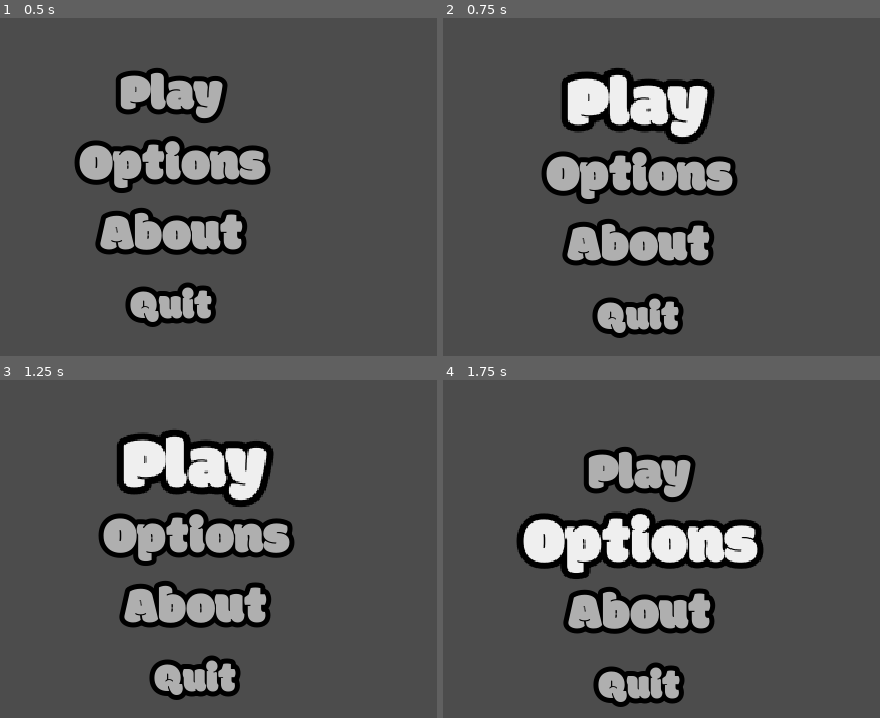
Above: before the commit, frames 1-4 (two rows, left to right).
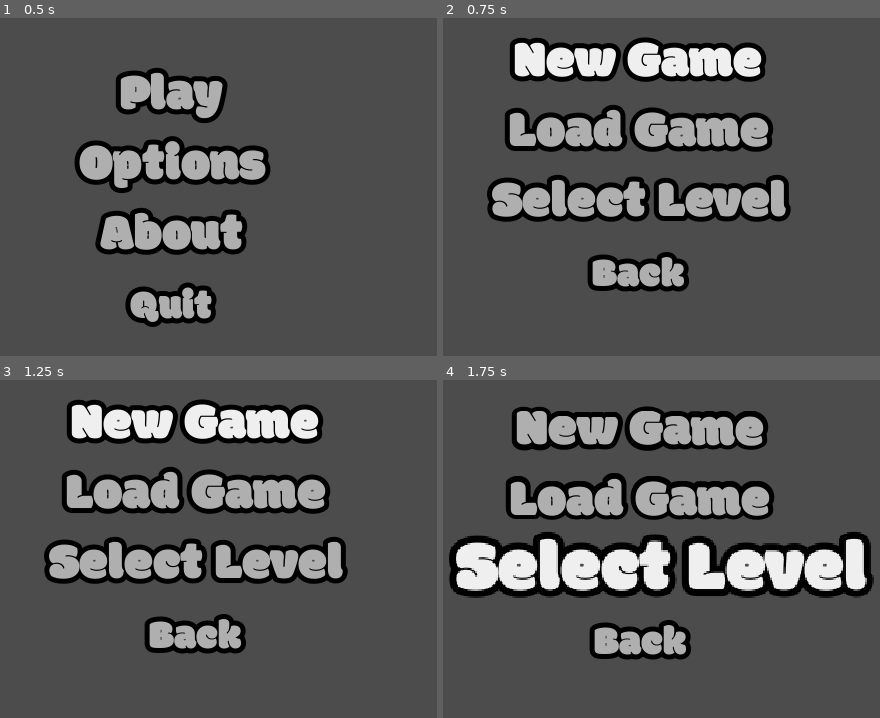
Above: after the commit, the same moments.

Repository: senseibobo/velika-gozba
Game: Godot game, scene res://UI/MainMenu.tscn
Same seed, same stepped clock (60 frames per second), same inputs: the game is played once before the commit and once after it.
Inputs (mouse positions are in pixels of both pictures, inside the frame that each line leads up to):
- Up to frame 1 (0.5 s): no input
- Up to frame 2 (0.75 s): click "Play" at 0.5 s
- Up to frame 3 (1.25 s): no input
- Up to frame 4 (1.75 s): click (639, 565) at 1.25 s, where only the run after the commit has a clickable "Select Level"

Frame 1 is identical in both runs. In frame 2, 34% of the frame differs, in the area x 10-80%, y 5-95%; in frame 3, 34%; in frame 4, 38%, in the area x 1-99%, y 7-97%.

Commit message:
Added Play Button Menu

Diff:
--- a/Game/UI/MainMenu.gd
+++ b/Game/UI/MainMenu.gd
@@ -7,22 +7,25 @@
 	CREDITS,
 	MUSIC,
 	SFX,
+	PLAY
 }
 export var center_container_path : NodePath
-export var menu_cointaner_path : NodePath
-export var about_cointaner_path : NodePath
-export var credits_cointaner_path : NodePath
-export var aboutus_cointaner_path : NodePath
-export var music_cointaner_path : NodePath
-export var sfx_cointaner_path : NodePath
+export var menu_container_path : NodePath
+export var about_container_path : NodePath
+export var credits_container_path : NodePath
+export var aboutus_container_path : NodePath
+export var music_container_path : NodePath
+export var sfx_container_path : NodePath
+export var play_container_path : NodePath
 
 onready var centerc : CenterContainer = get_node(center_container_path)
-onready var mainc : VBoxContainer = get_node(menu_cointaner_path)
-onready var aboutc : VBoxContainer = get_node(about_cointaner_path)
-onready var creditsc : VBoxContainer = get_node(credits_cointaner_path)
-onready var aboutusc : VBoxContainer = get_node(aboutus_cointaner_path)
-onready var musicc : VBoxContainer = get_node(music_cointaner_path)
-onready var sfxc : VBoxContainer = get_node(sfx_cointaner_path)
+onready var mainc : VBoxContainer = get_node(menu_container_path)
+onready var aboutc : VBoxContainer = get_node(about_container_path)
+onready var creditsc : VBoxContainer = get_node(credits_container_path)
+onready var aboutusc : VBoxContainer = get_node(aboutus_container_path)
+onready var musicc : VBoxContainer = get_node(music_container_path)
+onready var sfxc : VBoxContainer = get_node(sfx_container_path)
+onready var playc : VBoxContainer = get_node(play_container_path)
 
 export var menu_offset : Vector2 = Vector2(0,120)
 
@@ -48,16 +51,22 @@
 	creditsc.visible = visible_container == VCONTAINER.CREDITS
 	musicc.visible = visible_container == VCONTAINER.MUSIC
 	sfxc.visible = visible_container == VCONTAINER.SFX
+	playc.visible = visible_container == VCONTAINER.PLAY
 	_update_offset()
 
 func _update_offset() -> void:
 	match(visible_container):
 		VCONTAINER.MAIN,VCONTAINER.ABOUT,VCONTAINER.ABOUTUS,VCONTAINER.CREDITS:
 			menu_offset = Vector2(0,120)
-		VCONTAINER.MUSIC,VCONTAINER.SFX:
+		VCONTAINER.MUSIC,VCONTAINER.SFX,VCONTAINER.PLAY:
 			menu_offset = Vector2(0,50)
 
 #------------MAIN MENU-------------------
+func _on_Play_pressed():
+	visible_container = VCONTAINER.PLAY
+	c = playc.get_children()
+	_update_visible()
+
 func _on_About_pressed() -> void:
 	visible_container = VCONTAINER.ABOUT
 	c = aboutc.get_children()
@@ -65,6 +74,11 @@
 
 func _on_Quit_pressed() -> void:
 	get_tree().quit()
+#------------PLAY-----------------------
+func _on_PlayBack_pressed():
+	visible_container = VCONTAINER.MAIN
+	c = mainc.get_children()
+	_update_visible()
 #------------ABOUT-----------------------
 func _on_Credits_pressed() -> void:
 	visible_container = VCONTAINER.CREDITS
@@ -83,26 +97,30 @@
 #------------CREDITS----------------------
 func _on_Music_pressed() -> void:
 	visible_container = VCONTAINER.MUSIC
-	#c = musicc.get_children()
+	c = musicc.get_children()
 	_update_visible()
 
 func _on_SFX_pressed() -> void:
 	visible_container = VCONTAINER.SFX
-	#c = sfxc.get_children()
+	c = sfxc.get_children()
 	_update_visible()
 
 func _on_CreditsBack_pressed() -> void:
 	visible_container = VCONTAINER.ABOUT
+	c = aboutc.get_children()
 	_update_visible()
 #------------MUSIC----------------------
 func _on_MusicBack_pressed() -> void:
 	visible_container = VCONTAINER.CREDITS
+	c = creditsc.get_children()
 	_update_visible()
 #------------SFX----------------------
 func _on_SFXBack_pressed() -> void:
 	visible_container = VCONTAINER.CREDITS
+	c = creditsc.get_children()
 	_update_visible()
 #------------ABOUTUS----------------------
 func _on_AboutUsBack_pressed() -> void:
 	visible_container = VCONTAINER.ABOUT
+	c = aboutc.get_children()
 	_update_visible()
--- a/Game/UI/MainMenu.tscn
+++ b/Game/UI/MainMenu.tscn
@@ -20,14 +20,14 @@
 __meta__ = {
 "_edit_use_anchors_": false
 }
-center_contained_path = null
 center_container_path = NodePath("CenterContainer")
-menu_cointaner_path = NodePath("CenterContainer/MenuContainer")
-about_cointaner_path = NodePath("CenterContainer/AboutContainer")
-credits_cointaner_path = NodePath("CenterContainer/CreditsContainer")
-aboutus_cointaner_path = NodePath("CenterContainer/AboutUsContainer")
-music_cointaner_path = NodePath("CenterContainer/MusicContainer")
-sfx_cointaner_path = NodePath("CenterContainer/SFXContainter")
+menu_container_path = NodePath("CenterContainer/MenuContainer")
+about_container_path = NodePath("CenterContainer/AboutContainer")
+credits_container_path = NodePath("CenterContainer/CreditsContainer")
+aboutus_container_path = NodePath("CenterContainer/AboutUsContainer")
+music_container_path = NodePath("CenterContainer/MusicContainer")
+sfx_container_path = NodePath("CenterContainer/SFXContainter")
+play_container_path = NodePath("CenterContainer/PlayContainter")
 
 [node name="CenterContainer" type="CenterContainer" parent="."]
 anchor_right = 1.0
@@ -84,6 +84,53 @@
 enabled_focus_mode = 0
 text = "Quit"
 
+[node name="PlayContainter" type="VBoxContainer" parent="CenterContainer"]
+margin_left = -235.0
+margin_top = -208.0
+margin_right = 234.0
+margin_bottom = 208.0
+custom_constants/separation = 32
+
+[node name="StartGame" type="Button" parent="CenterContainer/PlayContainter"]
+margin_right = 469.0
+margin_bottom = 80.0
+rect_min_size = Vector2( 240, 80 )
+rect_pivot_offset = Vector2( 150.5, 40 )
+focus_mode = 0
+enabled_focus_mode = 0
+text = "New Game"
+
+[node name="LoadGame" type="Button" parent="CenterContainer/PlayContainter"]
+margin_top = 112.0
+margin_right = 469.0
+margin_bottom = 192.0
+rect_min_size = Vector2( 240, 80 )
+rect_pivot_offset = Vector2( 150.5, 40 )
+focus_mode = 0
+enabled_focus_mode = 0
+text = "Load Game"
+
+[node name="SelectLevel" type="Button" parent="CenterContainer/PlayContainter"]
+margin_top = 224.0
+margin_right = 469.0
+margin_bottom = 304.0
+rect_min_size = Vector2( 240, 80 )
+rect_pivot_offset = Vector2( 150.5, 40 )
+focus_mode = 0
+enabled_focus_mode = 0
+text = "Select Level"
+
+[node name="PlayBack" type="Button" parent="CenterContainer/PlayContainter"]
+margin_top = 336.0
+margin_right = 469.0
+margin_bottom = 416.0
+rect_min_size = Vector2( 240, 80 )
+rect_pivot_offset = Vector2( 150.5, 40 )
+focus_mode = 0
+custom_fonts/font = SubResource( 2 )
+enabled_focus_mode = 0
+text = "Back"
+
 [node name="AboutContainer" type="VBoxContainer" parent="CenterContainer"]
 margin_left = -173.0
 margin_top = -152.0
@@ -250,8 +297,10 @@
 enabled_focus_mode = 0
 text = "Back"
 
+[connection signal="pressed" from="CenterContainer/MenuContainer/Play" to="." method="_on_Play_pressed"]
 [connection signal="pressed" from="CenterContainer/MenuContainer/About" to="." method="_on_About_pressed"]
 [connection signal="pressed" from="CenterContainer/MenuContainer/Quit" to="." method="_on_Quit_pressed"]
+[connection signal="pressed" from="CenterContainer/PlayContainter/PlayBack" to="." method="_on_PlayBack_pressed"]
 [connection signal="pressed" from="CenterContainer/AboutContainer/Credits" to="." method="_on_Credits_pressed"]
 [connection signal="pressed" from="CenterContainer/AboutContainer/About Us" to="." method="_on_About_Us_pressed"]
 [connection signal="pressed" from="CenterContainer/AboutContainer/Back" to="." method="_on_Back_pressed"]
